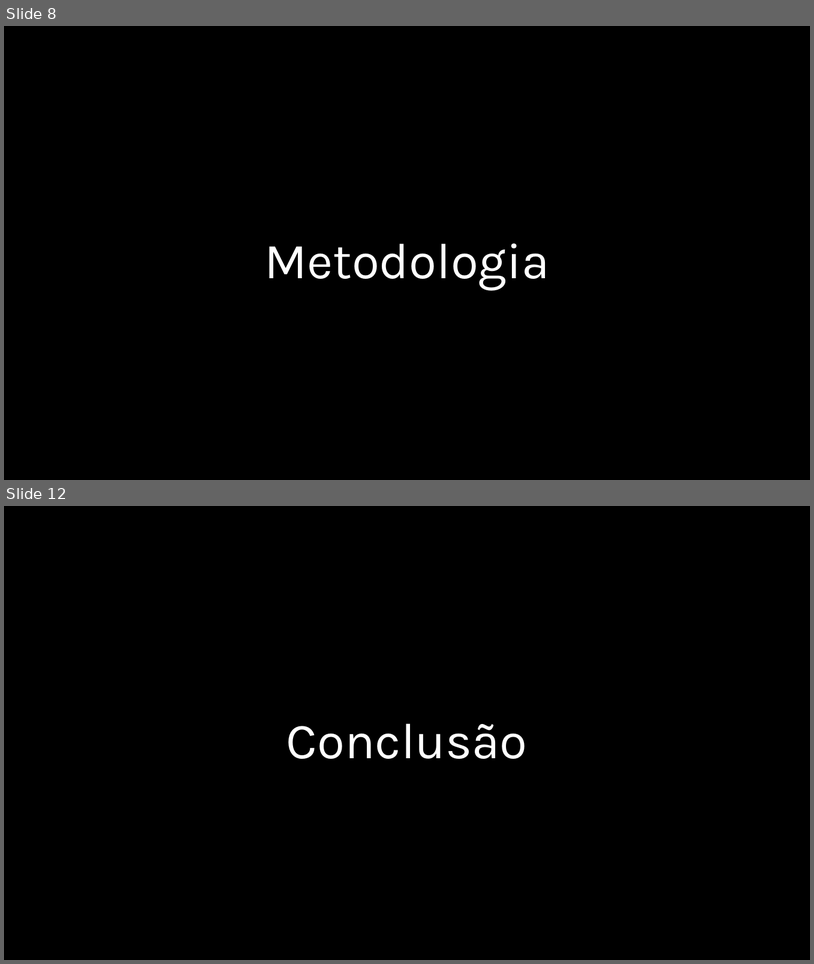
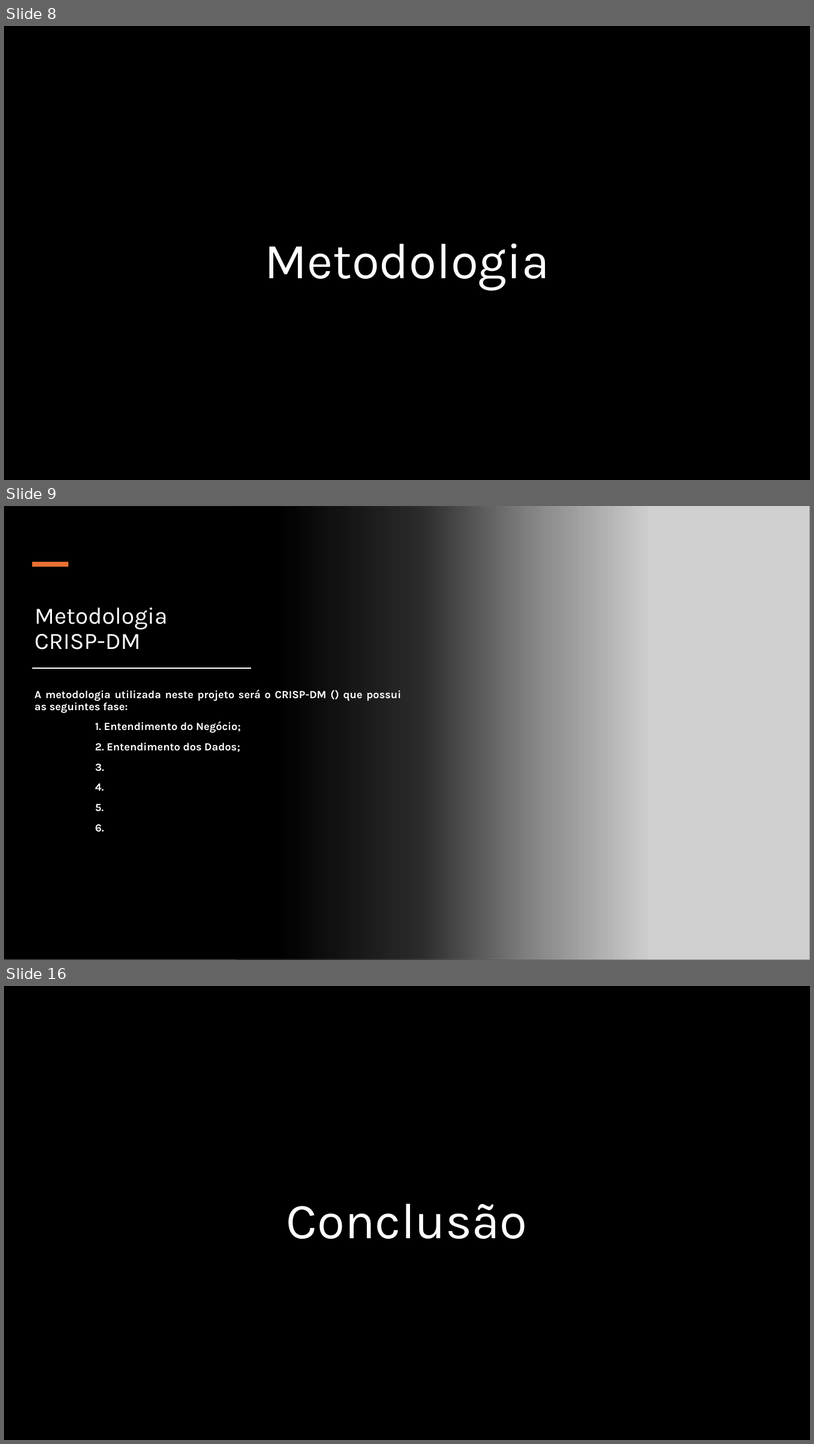
Before and after one commit to DeyvedAntonio/legal_analytics, a slide deck: 05_Documentacao/01_Power_point/Otimização de Custos de Ações Judiciais.pptx. Shown one above the other, each under a label of ours: slides 8 and 12 before the commit, slides 8, 9 and 16 after it; the slides between them are not shown. The pictures are 814x964 and 814x1444 pixels, drawn with LibreOffice and Linux fonts; fonts in the diff are those of the drawing; grey boxes stand for pictures; background and template pictures are left out. Boxes give left, top, right and bottom in pixels: in the first picture for what was removed or moved away, otherwise in the second. Text is boxed around its words. In the diff, an @@ line names an element or a change of style, - is before the commit and + after.

```diff
--- a/05_Documentacao/01_Power_point/Otimização de Custos de Ações Judiciais.pptx
+++ b/05_Documentacao/01_Power_point/Otimização de Custos de Ações Judiciais.pptx
@@ slide 9 added at bbox=[4, 506, 810, 960], background #FFFFFF @@
@@ rectangle added at bbox=[4, 506, 650, 960], fill gradient #000000 @@
@@ picture added at bbox=[237, 506, 810, 960] @@
@@ rectangle added at bbox=[32, 562, 68, 567], fill #E97132 @@
@@ title added at bbox=[35, 607, 168, 649], 28 pt, text #FFFFFF @@
+Metodologia
+CRISP-DM
@@ rectangle added at bbox=[32, 667, 251, 668], fill #000000, outline #FFFFFF 0.25 pt @@
@@ text added at bbox=[35, 689, 401, 832], 13 pt, text #FFFFFF, bold @@
+A metodologia utilizada neste projeto será o CRISP-DM () que possui as seguintes fase:
+1. Entendimento do Negócio;
+2. Entendimento dos Dados;
+3.
+4.
+5.
+6.
@@ what was slide 12 is now slide 16 @@
```
Also in this commit, not shown: 3 slides changed, 4 other slides added, 1 slide removed.
